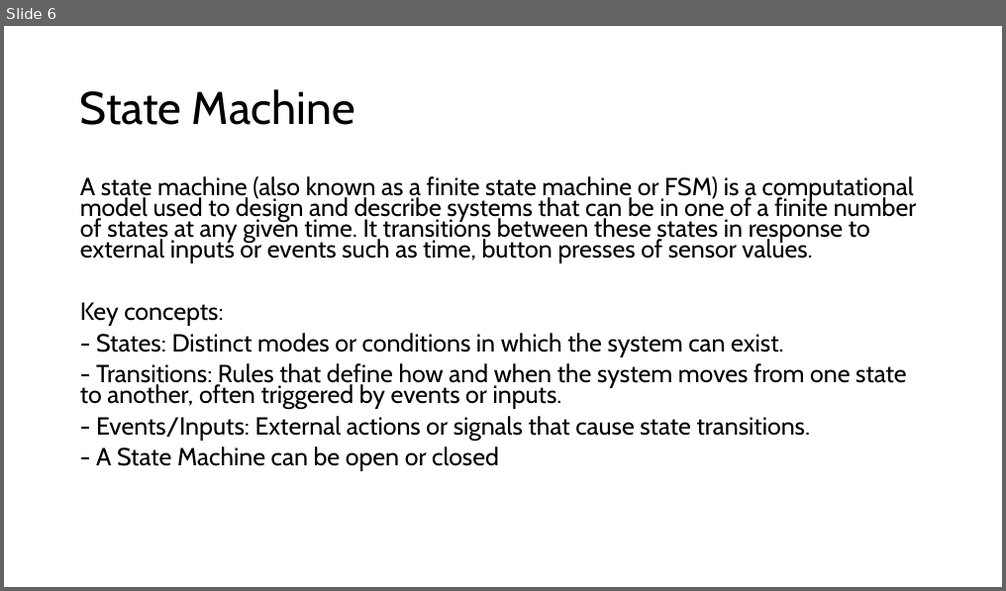
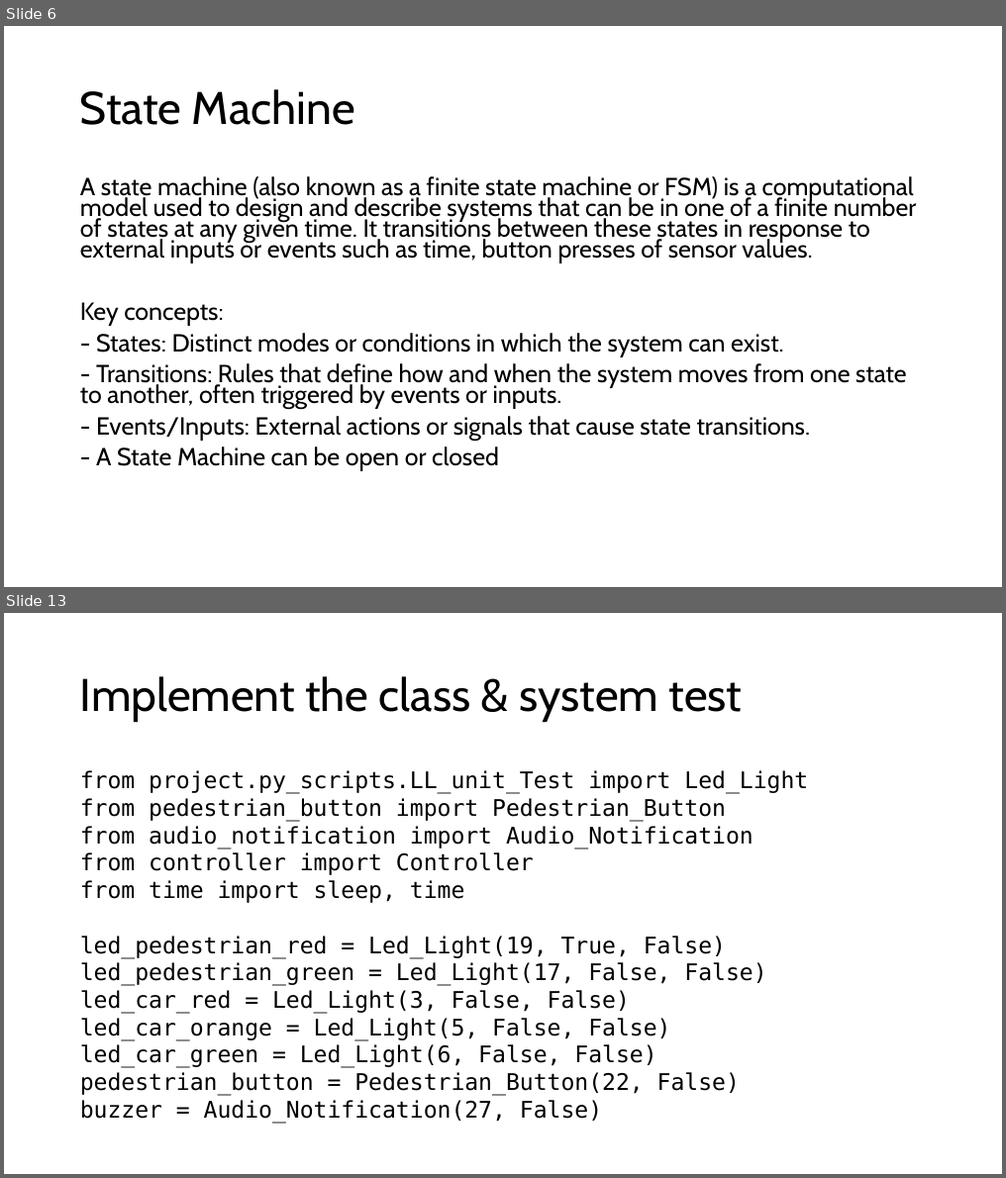
Before and after one commit to TempeHS/MicroPython_OOP_Pi_Pico_Mini_Project_Source, a slide deck: tutorials/presentations/Lecture7.pptx. Shown one above the other, each under a label of ours: slide 6 before the commit, slides 6 and 13 after it; the slides between them are not shown. The pictures are 1006x591 and 1006x1178 pixels, drawn with LibreOffice and Linux fonts; fonts in the diff are those of the drawing. Boxes give left, top, right and bottom in pixels: in the first picture for what was removed or moved away, otherwise in the second. Text is boxed around its words. In the diff, an @@ line names an element or a change of style, - is before the commit and + after.

```diff
--- a/tutorials/presentations/Lecture7.pptx
+++ b/tutorials/presentations/Lecture7.pptx
@@ slide 13 added at bbox=[4, 613, 1002, 1174], background #FFFFFF @@
@@ title added at bbox=[80, 676, 743, 722], 44 pt, text #000000 @@
+Implement the class & system test
@@ text added at bbox=[80, 770, 808, 1124], 22 pt, text #000000 @@
+from project.py_scripts.LL_unit_Test import Led_Light
+from pedestrian_button import Pedestrian_Button
+from audio_notification import Audio_Notification
+from controller import Controller
+from time import sleep, time
+led_pedestrian_red = Led_Light(19, True, False)
+led_pedestrian_green = Led_Light(17, False, False)
+led_car_red = Led_Light(3, False, False)
+led_car_orange = Led_Light(5, False, False)
+led_car_green = Led_Light(6, False, False)
+pedestrian_button = Pedestrian_Button(22, False)
+buzzer = Audio_Notification(27, False)
```
Also in this commit, not shown: 1 slide changed, 7 other slides added, 1 slide removed, 16 other files.
